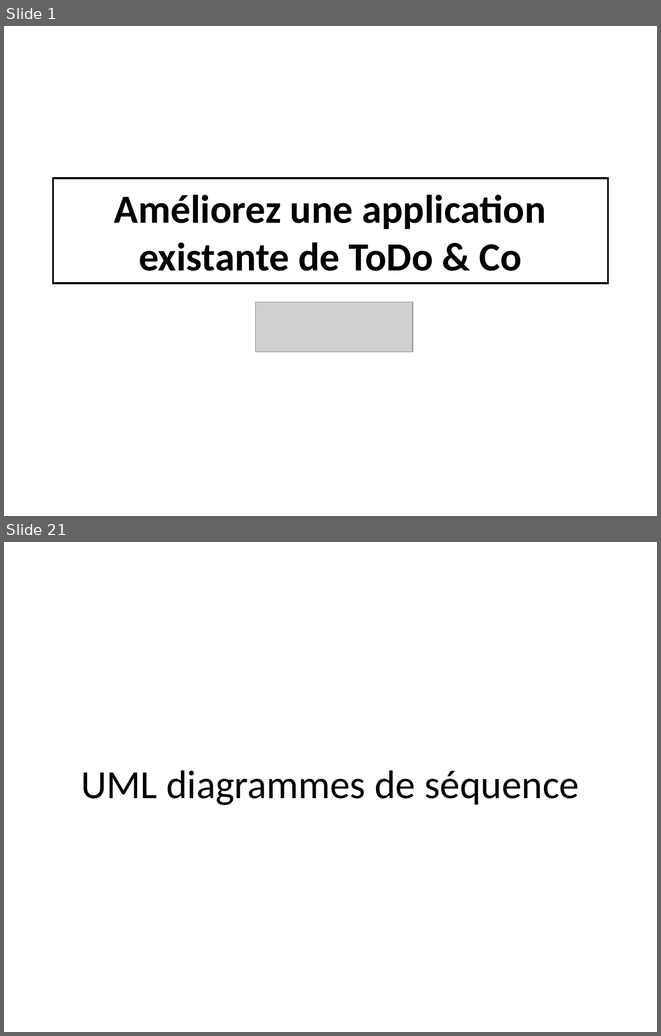
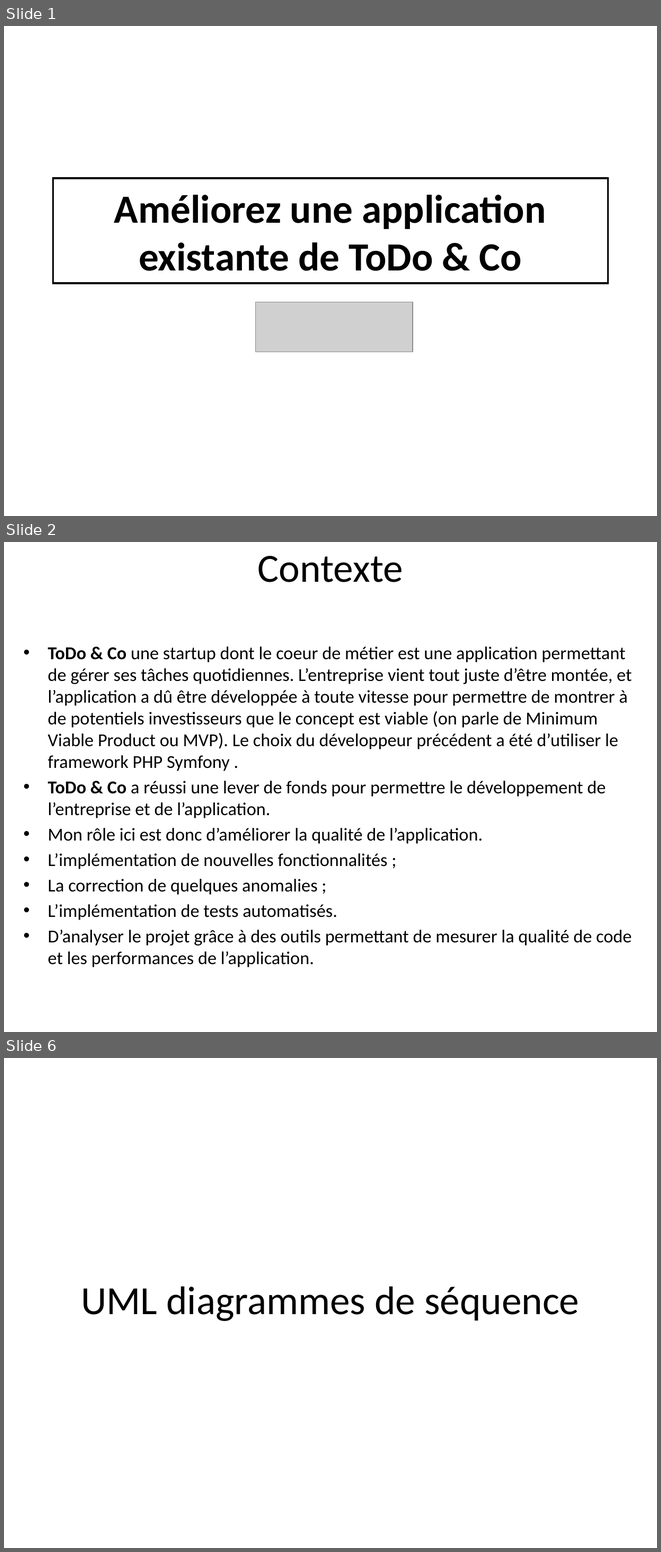
Before and after one commit to yohannzaoui/projet8_ToDo_and_Co, a slide deck: docs/ppt/ToDo&Co.pptx. Shown one above the other, each under a label of ours: slides 1 and 21 before the commit, slides 1, 2 and 6 after it; the slides between them are not shown. The pictures are 661x1036 and 661x1552 pixels, drawn with LibreOffice and Linux fonts; fonts in the diff are those of the drawing; grey boxes stand for pictures. Boxes give left, top, right and bottom in pixels: in the first picture for what was removed or moved away, otherwise in the second. Text is boxed around its words. In the diff, an @@ line names an element or a change of style, - is before the commit and + after.

```diff
--- a/docs/ppt/ToDo&Co.pptx
+++ b/docs/ppt/ToDo&Co.pptx
@@ slide 2 added at (x1=4, y1=542, x2=657, y2=1032), background #FFFFFF @@
@@ title added at (x1=258, y1=556, x2=403, y2=582), 44 pt, text #000000 @@
+Contexte
@@ text added at (x1=48, y1=646, x2=632, y2=967), 20 pt, text #000000 @@
+• ToDo & Co une startup dont le coeur de métier est une application permettant de gérer ses tâches quotidiennes. L’entreprise vient tout juste d’être montée, et l’application a dû être développée à toute vitesse pour permettre de montrer à de potentiels investisseurs que le concept est viable (on parle de Minimum Viable Product ou MVP). Le choix du développeur précédent a été d’utiliser le framework PHP Symfony .
+• ToDo & Co a réussi une lever de fonds pour permettre le développement de l’entreprise et de l’application.
+• Mon rôle ici est donc d’améliorer la qualité de l’application.
+• L’implémentation de nouvelles fonctionnalités ;
+• La correction de quelques anomalies ;
+• L’implémentation de tests automatisés.
+• D’analyser le projet grâce à des outils permettant de mesurer la qualité de code et les performances de l’application.
@@ what was slide 21 is now slide 6 @@
```
Also in this commit, not shown: 2 slides changed, 11 other slides added, 27 slides removed, 3 other files.
